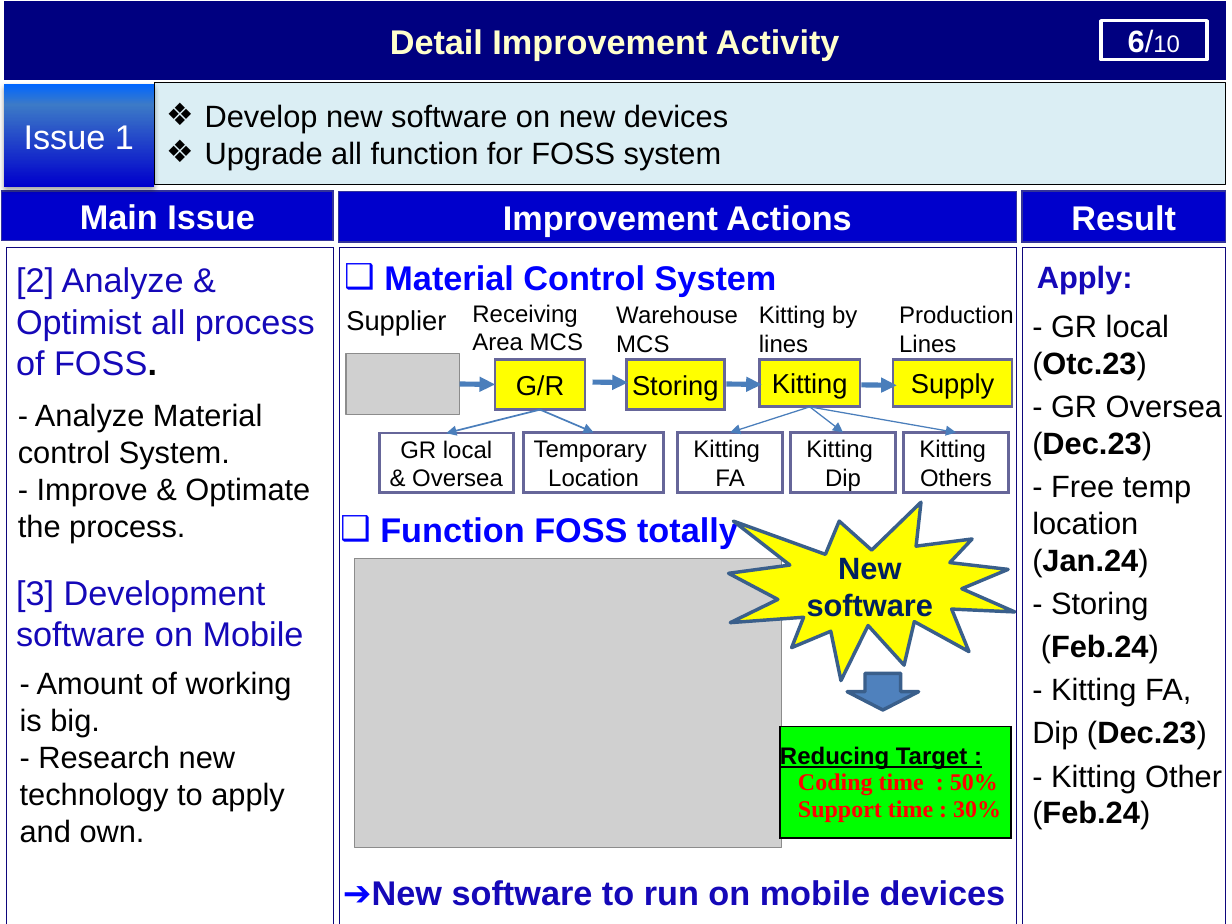
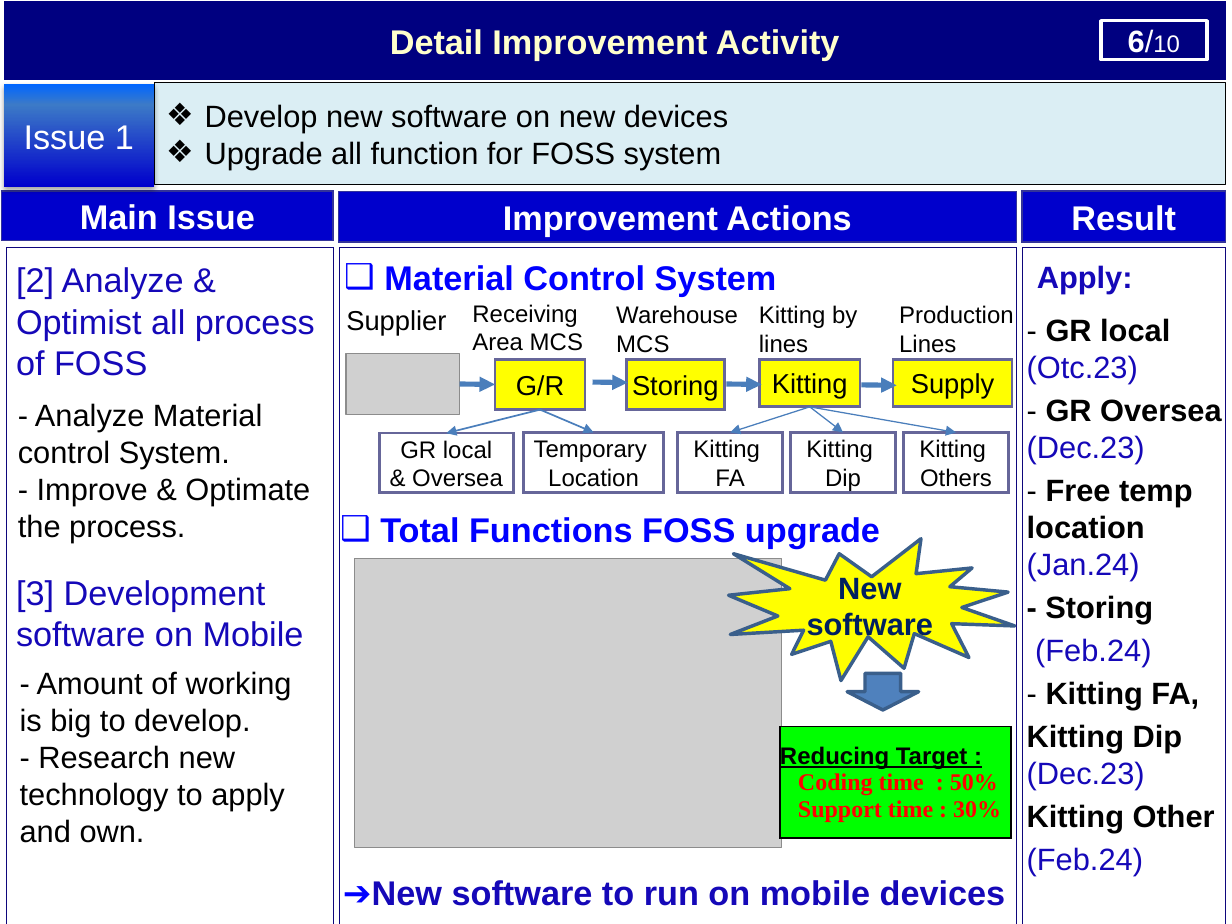
Before and after one commit to thietbicongnghevietnam/ReportPSNV, a slide deck: slide 7 of Report_test.pptx. Drawn at 1232x924 pixels with LibreOffice and Linux fonts; fonts in the diff are those of the drawing; grey boxes stand for pictures. Boxes give left, top, right and bottom in pixels: in the first picture for what was removed or moved away, otherwise in the second. Text is boxed around its words. In the diff, an @@ line names an element or a change of style, - is before the commit and + after.

```diff
--- a/Report_test.pptx
+++ b/Report_test.pptx
@@ text at (16, 267, 315, 376): text changed @@
-[2] Analyze & Optimist all process of FOSS.
+[2] Analyze & Optimist all process of FOSS
@@ text at (1027, 318, 1222, 710): text colour #000000 to #1508B8, bold off in "(Otc.23)", "(Dec.23)", "(Jan.24)", "(Feb.24)"; bold on in "GR local", "GR Oversea", "Free temp location", "- Storing" and 1 more places @@
@@ text at (380, 517, 880, 549): text changed @@
-❑ Function FOSS totally
+❑ Total Functions FOSS upgrade
@@ irregular seal "New software": place and size @@
-irregular seal "New software" at (728, 503, 1014, 681)
+irregular seal "New software" at (728, 538, 1014, 680)
@@ text at (20, 671, 292, 737): text changed @@
-- Amount of working is big.
+- Amount of working is big to develop.
@@ text at (1027, 724, 1215, 876): text changed; bold on @@
-Dip (Dec.23)
-- Kitting Other (Feb.24)
+Kitting Dip (Dec.23)
+Kitting Other
+(Feb.24)
```
Also in this commit, not shown: 8 other slides changed, 1 slide added, 1 other file.
